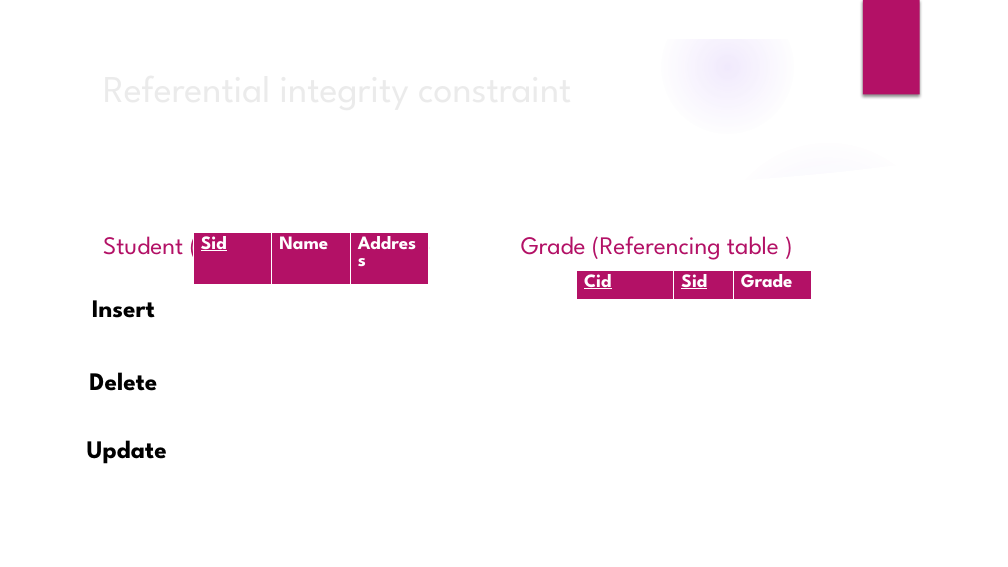
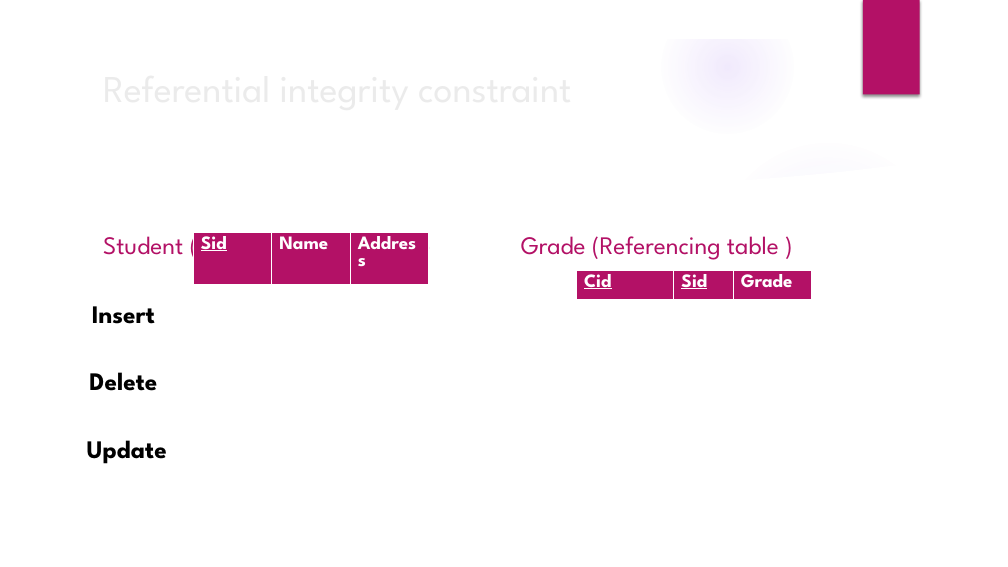
Before and after one commit to Saad-Dar04/Semester-4, a slide deck: slide 20 of Databasae management system/theory/course material/Lecture 4 Logical DesignConstraints.pptx. Drawn at 1008x567 pixels with LibreOffice and Linux fonts; fonts in the diff are those of the drawing; background and template pictures are left out. Boxes give left, top, right and bottom in pixels: in the first picture for what was removed or moved away, otherwise in the second. Text is boxed around its words. In the diff, an @@ line names an element or a change of style, - is before the commit and + after.

```diff
--- a/Databasae management system/theory/course material/Lecture 4 Logical DesignConstraints.pptx
+++ b/Databasae management system/theory/course material/Lecture 4 Logical DesignConstraints.pptx
@@ text "Insert": place and size @@
-text "Insert" at <box>92,300,155,318</box>
+text "Insert" at <box>92,306,155,324</box>
```
Also in this commit, not shown: 1 other slide changed, 8 other files.
